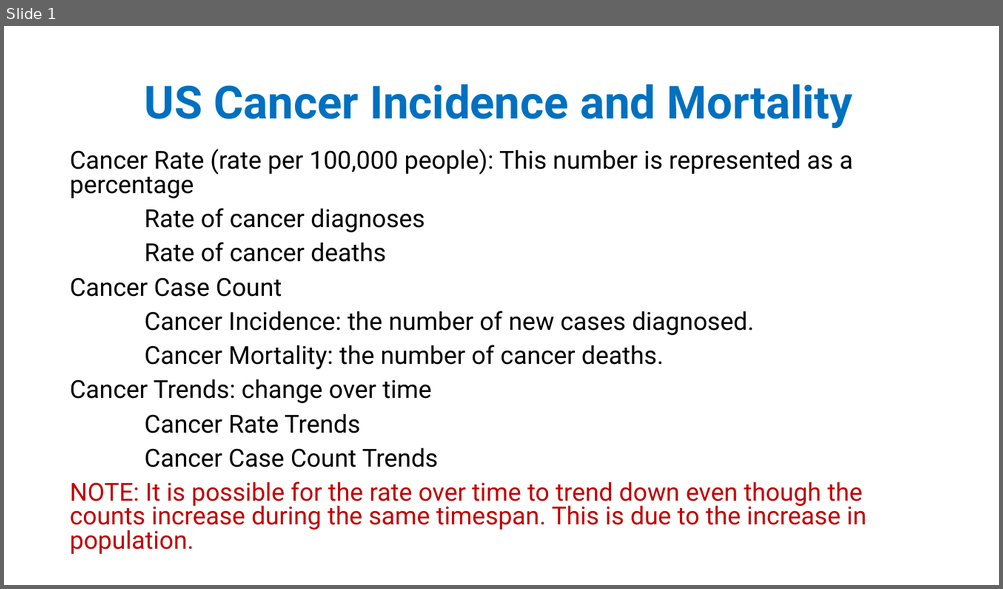
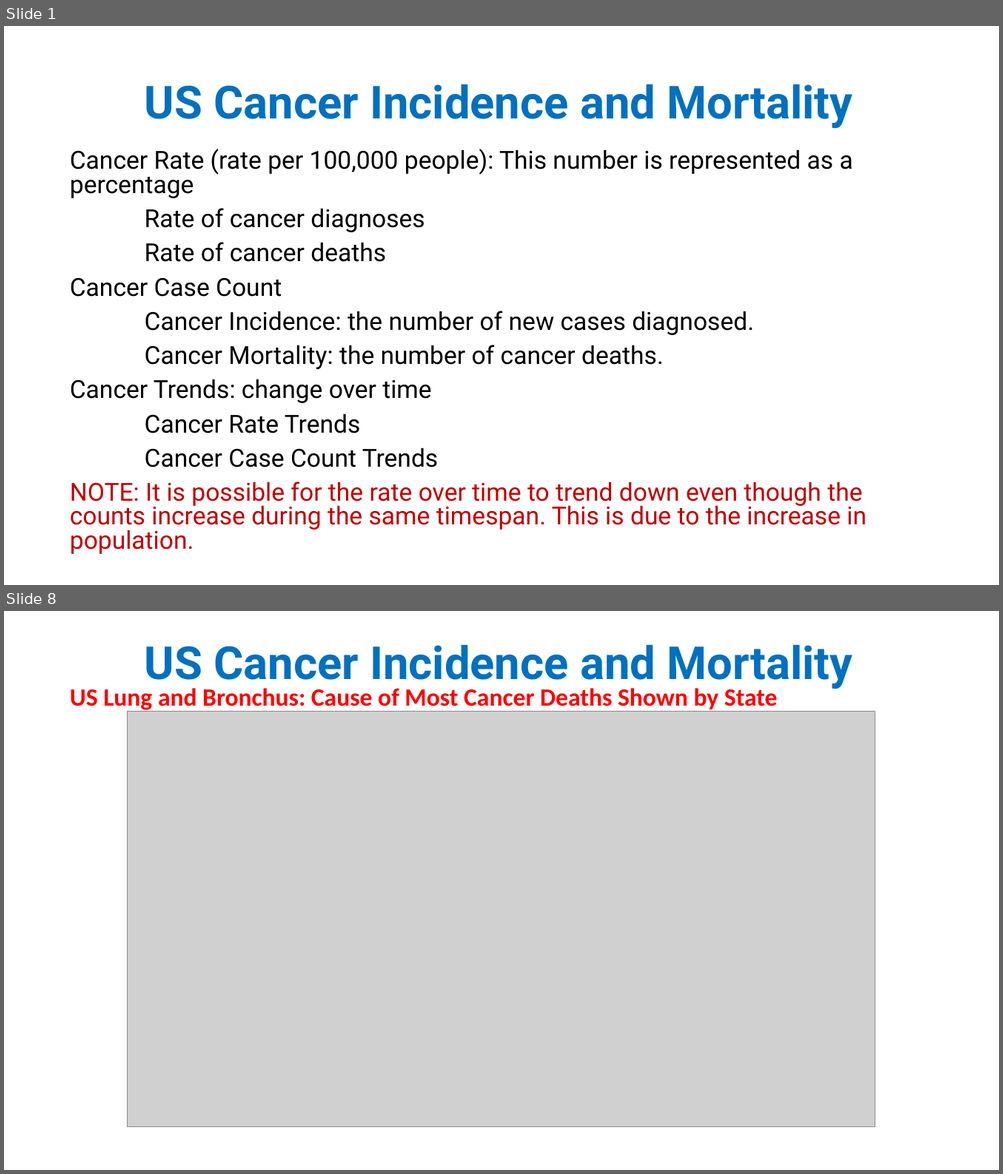
Before and after one commit to pegblaine/mblaine_project_1, a slide deck: Project1/Cancer Incidence and Mortality Project 1.pptx. Shown one above the other, each under a label of ours: slide 1 before the commit, slides 1 and 8 after it; the slides between them are not shown. The pictures are 1003x589 and 1003x1174 pixels, drawn with LibreOffice and Linux fonts; fonts in the diff are those of the drawing; grey boxes stand for pictures. Boxes give left, top, right and bottom in pixels: in the first picture for what was removed or moved away, otherwise in the second. Text is boxed around its words. In the diff, an @@ line names an element or a change of style, - is before the commit and + after.

```diff
--- a/Project1/Cancer Incidence and Mortality Project 1.pptx
+++ b/Project1/Cancer Incidence and Mortality Project 1.pptx
@@ slide 8 added at [4,611,999,1170], background #FFFFFF @@
@@ title added at [145,644,853,690], 44 pt, text #0070C0, bold @@
+US Cancer Incidence and Mortality
@@ subtitle added at [70,688,777,712], 24 pt, text #FF0000, bold @@
+US Lung and Bronchus: Cause of Most Cancer Deaths Shown by State
@@ picture added at [127,712,875,1128] @@
```
Also in this commit, not shown: 6 slides changed, 1 other slide added, 13 other files.
